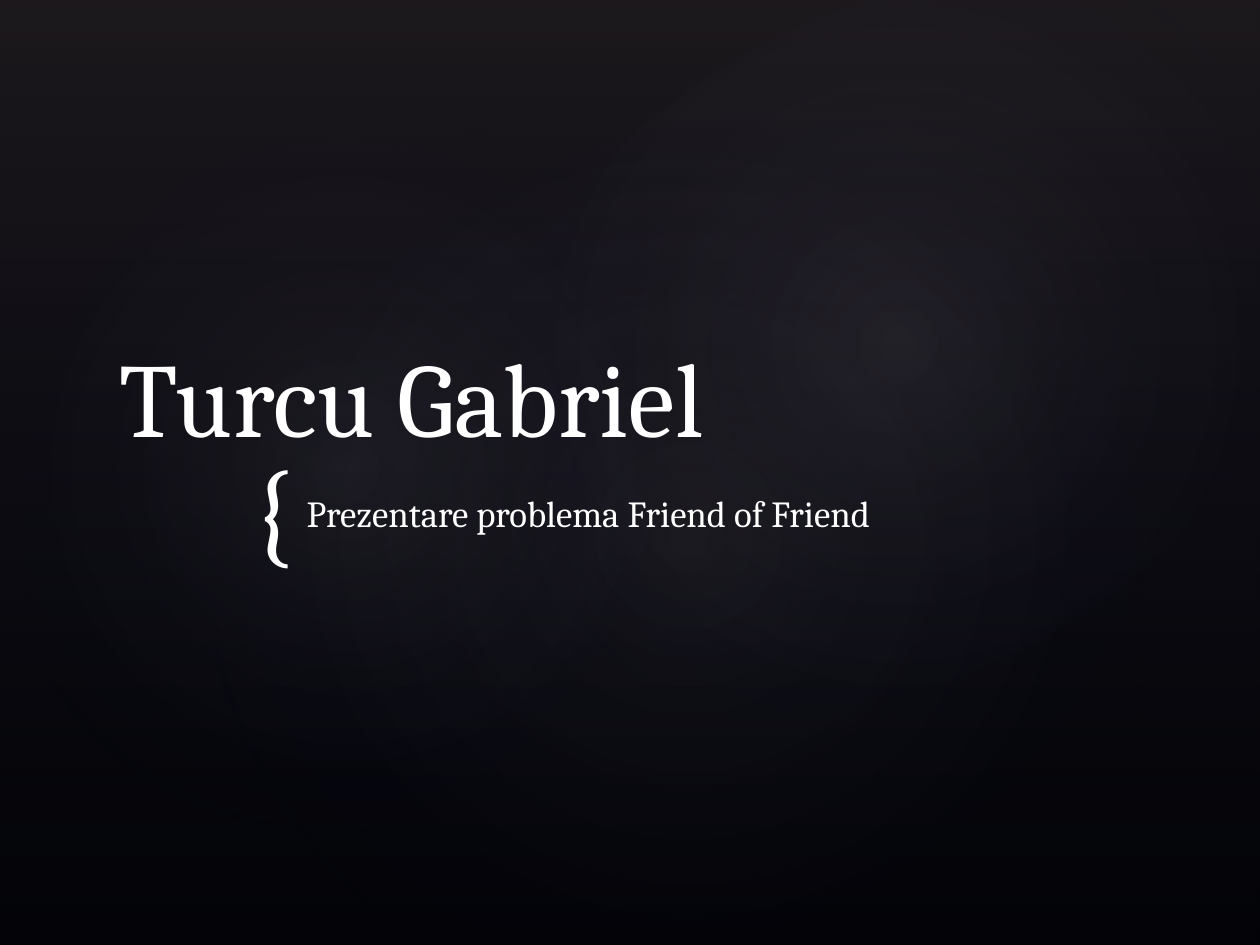
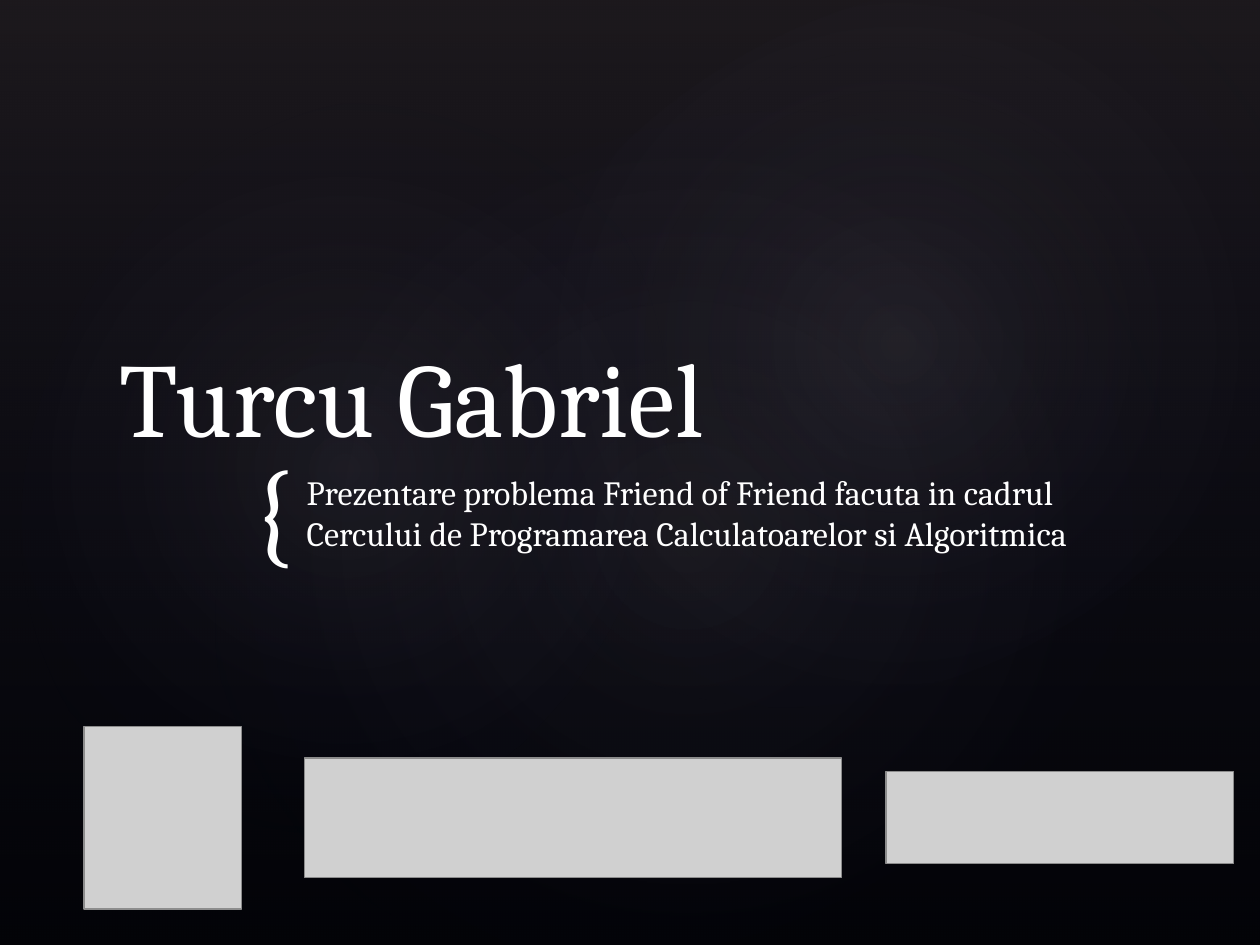
Before and after one commit to MickeyGT/Free-work-stuff, a slide deck: slide 1 of Presented-Problems/Turcu Gabriel - FoF.pptx. Drawn at 1260x945 pixels with LibreOffice and Linux fonts; fonts in the diff are those of the drawing; grey boxes stand for pictures; background and template pictures are left out. Boxes give left, top, right and bottom in pixels: in the first picture for what was removed or moved away, otherwise in the second. Text is boxed around its words. In the diff, an @@ line names an element or a change of style, - is before the commit and + after.

```diff
--- a/Presented-Problems/Turcu Gabriel - FoF.pptx
+++ b/Presented-Problems/Turcu Gabriel - FoF.pptx
@@ subtitle at [307, 481, 1067, 554]: text changed; size 21 to 19.4 pt @@
-Prezentare problema Friend of Friend
+Prezentare problema Friend of Friend facuta in cadrul Cercului de Programarea Calculatoarelor si Algoritmica
@@ picture added at [84, 727, 242, 910] @@
@@ picture added at [305, 759, 842, 878] @@
@@ picture added at [886, 771, 1234, 863] @@
```
Also in this commit, not shown: 4 slides added, 4 other files.
